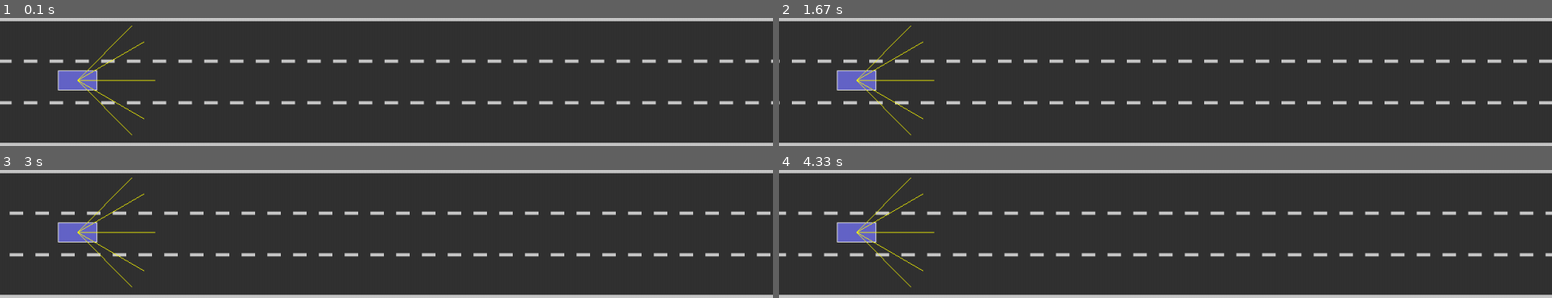
Above: before the commit, frames 1-4 (two rows, left to right).
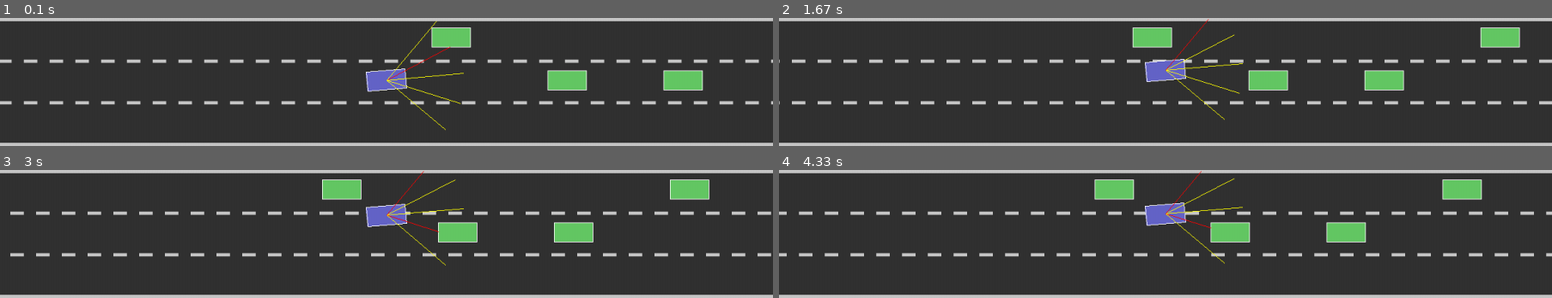
Above: after the commit, the same moments.

Repository: kc-raahi/self-driving-car-sim
Game: pygame game, started from refactor/main.py
The game is run twice, just before and just after one commit, with the same random seed, the same clock (stepped at 60 frames per second) and the same inputs.
Inputs:
- Up to frame 1 (0.1 s): no input
- Up to frame 2 (1.67 s): tap S at 0.33 s; tap R at 0.67 s
- Up to frame 3 (3 s): tap S at 2, 2.4, 2.7, 2.9 s
- Up to frame 4 (4.33 s): tap S at 3.23, 3.53, 3.73, 4.03, 4.3 s

The runs differ from the first frame. In frame 1, 5.0% of the frame differs, in the area x 7-91%, y 2-92%; in frame 2, 5.8%; in frame 3, 6.1%; in frame 4, 6.3%, in the area x 0-100%, y 0-92%.

Commit message:
20230806 - refactor

Diff:
--- a/refactor/car.py
+++ b/refactor/car.py
@@ -12,6 +12,8 @@
         endpoint_y = SENSOR_LENGTH * math.sin(deg_to_rad(angle))
         self.origin_endpoint = Pt(endpoint_x, endpoint_y)
         self.current_endpoint = self.origin_endpoint
+        self.offset = 0
+        self.intersection = None
 
 
 class Car:
@@ -24,10 +26,11 @@
         self.acc = 0
         self.ang_acc = 0
         self.speed = 0
+        self.max_speed = CAR_MAX_SPEED if not self.traffic else CAR_MAX_SPEED * 0.6
         self.angle = 0
         w = CAR_WIDTH
         h = CAR_LENGTH
-        self.corners = [
+        self.corners = [        # bottom left counterclockwise
             Pt(-h / 2, -w / 2),
             Pt(-h / 2, w / 2),
             Pt(h / 2, w / 2),
@@ -36,12 +39,15 @@
         self.sensors = [
             Sensor(angle) for angle in SENSOR_ANGLES
         ]
+        self.damaged = False
 
     def step(self):
+        if self.damaged:
+            return
         acc, ang_acc = self.driver.drive(self)
         self.angle += ang_acc * CAR_ANG_ACC_STEP
         self.speed += acc * CAR_ACC_STEP
-        self.speed = clamp(self.speed, -CAR_MAX_SPEED, CAR_MAX_SPEED)
+        self.speed = clamp(self.speed, -self.max_speed, self.max_speed)
         self.x += self.speed * math.cos(deg_to_rad(self.angle))
         self.y += self.speed * math.sin(deg_to_rad(self.angle))
         for s in self.sensors:
--- a/refactor/constants.py
+++ b/refactor/constants.py
@@ -21,7 +21,7 @@
 
 SENSOR_LENGTH = 2 * CAR_LENGTH
 SENSOR_ANGLES = [
-    -45, -30, 0, 30, 45
+    -45, -22.5, 0, 22.5, 45
 ]
 
 EPS = 1e-12
--- a/refactor/controllers.py
+++ b/refactor/controllers.py
@@ -1,6 +1,11 @@
+import pickle
+import random
+
 from refactor.car import Car
-from refactor.constants import NUM_LANES
-from refactor.drivers import Forward
+from refactor.constants import NUM_LANES, CAR_LENGTH
+from refactor.drivers import Forward, NNDriver
+from refactor.nn import Level, WLT, NeuralNetwork
+from refactor.road import Road
 from refactor.universe import Universe
 
 
@@ -18,10 +23,157 @@
             self.universe.step()
             if self.step_mode:
                 self.paused = True
-            # print(self.stepno)
-            # self.universe.road.left_x += 0.2
+        if self.universe.is_done():
+            self.running = False
 
     def create_universe(self):
         universe = Universe()
-        universe.cars.append(Car(0, universe.road.get_lane_center(int(NUM_LANES / 2)), Forward()))
+        y = universe.road.get_lane_center(int(NUM_LANES / 2))
+        universe.cars.extend(self.get_cars(50, y))
+        traffic = create_traffic(5, universe.road)
+        universe.cars.extend(traffic)
         return universe
+
+    def get_cars(self, n, y):
+        cars = []
+        for i in range(n):
+            level_0 = Level([WLT()] * 2)
+            nn = NeuralNetwork([level_0])
+            cars.append(Car(0, y, NNDriver(nn)))
+
+        return cars
+
+
+class GenerationController:
+    def __init__(self, num_gens, num_cars, num_traffic):
+        self.num_gens = num_gens
+        self.num_cars = num_cars
+        self.num_traffic = num_traffic
+        self.gen_no = 0
+        self.stepno = 0
+        self.paused = False
+        self.running = True
+        self.step_mode = False
+        self.max_perturb = 1
+        self.universe = self.get_new_universe(None)
+
+
+    def step(self):
+        if not self.paused:
+            self.stepno += 1
+            self.universe.step()
+            if self.step_mode:
+                self.paused = True
+        if self.universe.is_done():
+            self.gen_no += 1
+            self.universe = self.get_new_universe(self.universe)
+            if self.gen_no > self.num_gens:
+                self.running = False
+
+    def get_new_universe(self, curr_universe):
+        self.max_perturb = 0.95 * self.max_perturb
+        print(self.max_perturb)
+        universe = Universe()
+        if curr_universe is None:
+            cars = self.add_cars(universe, None)
+        else:
+            with open("nn.pickle", "wb") as f:
+                pickle.dump(curr_universe.primary_car.driver.nn, f, pickle.HIGHEST_PROTOCOL)
+            cars = self.add_cars(universe, curr_universe.primary_car)
+        return self.setup_universe(universe, cars)
+
+    def setup_universe(self, universe, cars):
+        # y = universe.road.get_lane_center(int(NUM_LANES / 2))
+        # universe.cars.extend(self.get_cars(50, y))
+        universe.cars.extend(cars)
+        traffic = create_traffic_4(10, universe.road)
+        universe.cars.extend(traffic)
+        universe.primary_car = cars[0]
+        return universe
+
+    def add_cars(self, universe, primary_car=None):
+        cars = []
+        y = universe.road.get_lane_center(int(NUM_LANES / 2))
+        if primary_car is not None:
+            nn = primary_car.driver.nn
+        else:
+            # level_0 = Level([WLT() for i in range(2)])
+            # nn = NeuralNetwork([level_0])
+            with open("nn.pickle", "rb") as f:
+
+                nn = pickle.load(f)
+
+        for i in range(1, self.num_cars):
+            cars.append(Car(0, y, NNDriver(nn)))
+            nn = nn.mutate(self.max_perturb)
+
+        return cars
+
+
+def create_traffic(num_traffic, road):
+    traffic = []
+    x = 100
+    for i in range(num_traffic):
+        y = road.get_lane_center(i % NUM_LANES)
+        traffic.append(Car(x, y, Forward(), True))
+        x += 3 * CAR_LENGTH
+    return traffic
+
+
+def create_traffic_2(num_traffic, road):
+    traffic = []
+    x = 100
+    for i in range(num_traffic):
+        y = road.get_lane_center((NUM_LANES - i) % NUM_LANES)
+        traffic.append(Car(x, y, Forward(), True))
+        x += 3 * CAR_LENGTH
+
+    return traffic
+
+def create_traffic_3(num_traffic, road):
+    traffic = []
+    x = 100
+    for i in range(num_traffic):
+        if i % 2 == 0:
+            y1 = road.get_lane_center(2)
+            y2 = road.get_lane_center(0)
+            traffic.append(Car(x, y1, Forward(), True))
+            traffic.append(Car(x, y2, Forward(), True))
+        else:
+            y = road.get_lane_center(1)
+            traffic.append(Car(x, y, Forward(), True))
+
+        x += 3 * CAR_LENGTH
+
+    return traffic
+
+
+def create_traffic_4(num_traffic, road):
+    traffic = []
+    x = 100
+    for i in range(num_traffic):
+        y = road.get_lane_center(random.randint(0, 2))
+        traffic.append(Car(x, y, Forward(), True))
+        x += 3 * CAR_LENGTH
+
+    return traffic
+
+
+def load_traffic_1():
+    with open("traffic1.pickle", "rb") as f:
+        t = pickle.load(f)
+
+    return t
+
+
+def load_traffic_2():
+    with open("traffic2.pickle", "rb") as f:
+        t = pickle.load(f)
+
+    return t
+
+
+if __name__ == "__main__":
+    t = create_traffic_4(10, Road())
+    with open("traffic2.pickle", "wb") as f:
+        pickle.dump(t, f)
--- a/refactor/drivers.py
+++ b/refactor/drivers.py
@@ -1,4 +1,18 @@
+import random
+
+from refactor.constants import SENSOR_ANGLES
+
 
 class Forward:
     def drive(self, car):
         return 1, 0
+
+
+class NNDriver:
+    def __init__(self, nn):
+        self.nn = nn
+
+    def drive(self, car):
+        sensor_inputs = [s.offset for s in car.sensors]
+        outputs = self.nn.feed_fwd(sensor_inputs)
+        return 1, outputs[1]
--- a/refactor/geometry.py
+++ b/refactor/geometry.py
@@ -53,3 +53,64 @@
 
 def dist(pt1, pt2):
     return math.sqrt((pt2.x - pt1.x) ** 2 + (pt2.y - pt1.y) ** 2)
+
+
+def x_y_flip_point(p):
+    return Pt(p.y, p.x)
+
+
+def x_y_flip_line(line):
+    p1, p2 = line
+    return x_y_flip_point(p1), x_y_flip_point(p2)
+
+
+def slope_intercept(line):
+    left_pt, right_pt = line
+    if left_pt.x > right_pt.x:
+        tmp_pt = left_pt
+        left_pt = right_pt
+        right_pt = tmp_pt
+
+    rise = right_pt.y - left_pt.y
+    run = right_pt.x - left_pt.x
+    m = rise / run if not approx_equal(run, 0) else math.inf
+    c = left_pt.y - m * left_pt.x if not math.isinf(m) else None
+
+    return m, c
+
+
+def horizontal_line_intersection(line, h_line):
+    p1, p2 = h_line
+    min_x = min(p1.x, p2.x)
+    max_x = max(p1.x, p2.x)
+    h_y = p1.y
+    q1, q2 = line
+    min_y = min(q1.y, q2.y)
+    max_y = max(q1.y, q2.y)
+    m, c = slope_intercept(line)
+    if m == 0:
+        return None
+    x = (h_y - c) / m if not math.isinf(m) else q1.x
+
+    if min_x <= x <= max_x and min_y <= h_y <= max_y:
+        return Pt(x, h_y)
+    else:
+        return None
+
+
+def vertical_line_intersection(line, v_line):
+    p = horizontal_line_intersection(x_y_flip_line(line), x_y_flip_line(v_line))
+    return x_y_flip_point(p) if p is not None else None
+
+
+def line_segment_intersection(line, h_or_v_line):
+    # check if h_or_v_line is horizontal or vertical
+    p1, p2 = h_or_v_line
+    if approx_equal(p1.y, p2.y):
+        # is horizontal
+        return horizontal_line_intersection(line, h_or_v_line)
+    elif approx_equal(p1.x, p2.x):
+        # is vertical
+        return vertical_line_intersection(line, h_or_v_line)
+    else:
+        raise Exception("h_or_v_line is neither horizontal nor vertical", h_or_v_line)
--- a/refactor/main.py
+++ b/refactor/main.py
@@ -1,8 +1,12 @@
-from refactor.controllers import SimpleController
+import random
+
+from refactor.controllers import SimpleController, GenerationController
 from refactor.pygamegui import PygameGui
 
+random.seed(20)
+
 if __name__ == "__main__":
-    controller = SimpleController()
+    controller = GenerationController(100, 2, 10)
     gui = PygameGui(controller)
     while controller.running:
         controller.step()
--- /dev/null
+++ b/refactor/nn.py
@@ -0,0 +1,79 @@
+import random
+
+from refactor.constants import SENSOR_ANGLES
+from refactor.utils import mutate_value
+
+
+class WLT:
+    def __init__(self, wts=None, hi_t=None, lo_t=None):
+        if wts is not None:
+            self.wts = wts
+        else:
+            self.wts = [random.random() * 2 - 1 for i in range(len(SENSOR_ANGLES))]
+        if hi_t is not None:
+            self.hi_t = hi_t
+        else:
+            self.hi_t = random.random() * 2 - 1
+        if lo_t is not None:
+            self.lo_t = lo_t
+        else:
+            self.lo_t = random.random() * 2 - 1
+
+        if self.lo_t > self.hi_t:
+            tmp = self.hi_t
+            self.hi_t = self.lo_t
+            self.lo_t = tmp
+
+    def __str__(self):
+        return f"{self.lo_t, self.hi_t, self.wts}"
+
+    def feed_fwd(self, inputs):
+        weighted_sum, sum_weights = 0, 0
+        for i, o in enumerate(inputs):
+            weighted_sum += o * self.wts[i]
+            sum_weights += self.wts[i]
+
+        v = weighted_sum / sum_weights
+        v = -1 if v < self.lo_t else 1 if v > self.hi_t else 0
+        return v
+
+    def mutate(self, max_perturb=1):
+        wts = [mutate_value(w, max_perturb) for w in self.wts]
+        m_hi = mutate_value(self.hi_t, max_perturb)
+        m_lo = mutate_value(self.lo_t, max_perturb)
+        return WLT(wts, m_hi, m_lo)
+
+
+class Level:
+    def __init__(self, wlt_arr):
+        self.wlt_arr = wlt_arr
+
+    def __str__(self):
+        return f"{self.wlt_arr}"
+
+    def feed_fwd(self, inputs):
+        return [w.feed_fwd(inputs) for w in self.wlt_arr]
+
+    def mutate(self, max_perturb=1):
+        wlt_arr = [w.mutate(max_perturb) for w in self.wlt_arr]
+        return Level(wlt_arr)
+
+
+class NeuralNetwork:
+    def __init__(self, level_arr):
+        self.level_arr = level_arr
+
+    def __str__(self):
+        s = ""
+        for lv in self.level_arr:
+            s += lv + "\n"
+
+    def feed_fwd(self, inputs):
+        curr_inputs = inputs
+        for level in self.level_arr:
+            curr_inputs = level.feed_fwd(curr_inputs)
+        return curr_inputs
+
+    def mutate(self, max_perturb=1):
+        level_arr = [lv.mutate(max_perturb) for lv in self.level_arr]
+        return NeuralNetwork(level_arr)
--- a/refactor/pygamegui.py
+++ b/refactor/pygamegui.py
@@ -35,9 +35,14 @@
         self.draw_cars(self.controller.universe.cars)
 
     def draw_cars(self, cars):
+        pc = self.controller.universe.primary_car
         for car in cars:
-            self.draw_outline_car(car)
-            self.draw_sensors(car)
+            if car != pc:
+                self.draw_outline_car(car)
+
+        if pc is not None:
+            self.draw_outline_car(pc)
+            self.draw_sensors(pc)
 
     def draw_outline_car(self, car):
         color = car.get_color()
@@ -46,9 +51,16 @@
         self.draw_rect(corners, 1, CAR_OUTLINE_COLOR)
 
     def draw_sensors(self, car):
+        car_center = Pt(car.x, car.y)
         for s in car.sensors:
-            line = Pt(car.x, car.y), s.current_endpoint
-            self.draw_line(line, 1, SENSOR_COLOR)
+            if s.intersection is None:
+                p = s.current_endpoint
+                color = SENSOR_COLOR
+            else:
+                p = s.intersection
+                color = SENSOR_READ_COLOR
+            line = (car_center, p)
+            self.draw_line(line, 1, color)
 
     def draw_road(self, road):
         self.screen.fill(ROAD_COLOR)
--- a/refactor/road.py
+++ b/refactor/road.py
@@ -15,7 +15,6 @@
         self.marker_ys = []
         for i in range(NUM_LANES - 1):
             self.marker_ys.append(MARKER_WIDTH + (i + 1) * (LANE_WIDTH + MARKER_WIDTH) - MARKER_WIDTH / 2)
-            print(self.marker_ys[i])
         self.markers = []
         x = 0
         while x < SCREEN_WIDTH + 2 * MARKER_LENGTH:
--- a/refactor/tests/test_geometry.py
+++ b/refactor/tests/test_geometry.py
@@ -1,6 +1,6 @@
 import pytest
 
-from refactor.geometry import transpose, Pt, transpose_line, rotate_about_origin
+from refactor.geometry import transpose, Pt, transpose_line, rotate_about_origin, line_segment_intersection
 
 
 def test_transpose():
@@ -28,3 +28,21 @@
     p2 = rotate_about_origin(p, 90)
     print(p2)
     assert p2.is_identical(e)
+
+
+H_LINE = (Pt(-1, 0), Pt(1, 0))
+V_LINE = (Pt(0, -1), Pt(0, 1))
+
+ORIGIN = Pt(0, 0)
+@pytest.mark.parametrize("l1, l2, e", [
+    (V_LINE, H_LINE, ORIGIN),
+    (H_LINE, V_LINE, ORIGIN),
+    ((Pt(-1, -1), Pt(1, 1)), H_LINE, ORIGIN),
+    ((Pt(1, 1), Pt(-1, -1)), H_LINE, ORIGIN),
+    ((Pt(-1, 1), Pt(1, -1)), H_LINE, ORIGIN),
+    ((Pt(1, 3), Pt(3, 1)), H_LINE, None)
+]
+                         )
+def test_line_intersection(l1, l2, e):
+    r = line_segment_intersection(l1, l2)
+    assert r is None or r.is_identical(e)
--- a/refactor/universe.py
+++ b/refactor/universe.py
@@ -1,4 +1,7 @@
-from refactor.constants import SCREEN_WIDTH
+import math
+
+from refactor.constants import SCREEN_WIDTH, CAR_LENGTH, SENSOR_LENGTH
+from refactor.geometry import Pt, dist, line_segment_intersection
 from refactor.road import Road
 
 
@@ -6,13 +9,106 @@
     def __init__(self):
         self.road = Road()
         self.cars = []
+        self.traffic_ahead_of_pc = 0
+        self.traffic_ahead_static = 0
 
     def step(self):
         for car in self.cars:
             car.step()
 
         self.primary_car = self.find_primary_car()
-        self.road.left_x = self.primary_car.x - 0.1 * SCREEN_WIDTH
+        self.road.left_x = self.primary_car.x - 0.5 * SCREEN_WIDTH
+        self.update_sensors_and_damage()
 
     def find_primary_car(self):
         return max([c for c in self.cars if not c.traffic], key=lambda c: c.x)
+
+    def is_done(self):
+        if self.all_cars_crashed():
+            return True
+        pc_ahead, num_traffic_ahead = self.primary_car_ahead_of_all_traffic()
+        if pc_ahead:
+            return True
+        if num_traffic_ahead == self.traffic_ahead_of_pc:
+            self.traffic_ahead_static += 1
+        else:
+            self.traffic_ahead_static = 0
+            self.traffic_ahead_of_pc = num_traffic_ahead
+        if self.traffic_ahead_static > 500:
+            return True
+
+        return False
+
+    def update_sensors_and_damage(self):
+        for car in self.cars:
+            if car.traffic or car.damaged:
+                continue
+            relevant_traffic = [t for t in self.cars if t.traffic and abs(t.x - car.x) <= CAR_LENGTH + SENSOR_LENGTH]
+            lines = self.get_relevant_lines_for_car(car, relevant_traffic)
+            self.update_car_sensors(car, lines)
+            self.update_car_damage(car, lines)
+
+    def update_car_sensors(self, car, lines):
+
+        for s in car.sensors:
+            p = Pt(car.x, car.y)
+            sensor_line = (p, s.current_endpoint)
+            self.update_single_sensor(s, p, sensor_line, lines)
+
+    def get_relevant_lines_for_car(self, car, relevant_traffic):
+        lines = self.get_traffic_lines(relevant_traffic)
+        low_line, high_line = self.get_road_lines(car)
+        lines.append(high_line)
+        lines.append(low_line)
+        return lines
+
+    def get_road_lines(self, car):
+        low_x = car.x - (CAR_LENGTH + SENSOR_LENGTH)
+        high_x = car.x + CAR_LENGTH + SENSOR_LENGTH
+        low_y = self.road.bottom_line_y
+        high_y = self.road.top_line_y
+        return (Pt(low_x, low_y), Pt(high_x, low_y)), (Pt(low_x, high_y), Pt(high_x, high_y))
+
+    def get_traffic_lines(self, relevant_traffic):
+        lines = []
+        for t in relevant_traffic:
+            [c1, c2, c3, c4] = t.get_corners()
+            lines.append((c1, c2))
+            lines.append((c2, c3))
+            lines.append((c3, c4))
+            lines.append((c4, c1))
+        return lines
+
+    def update_single_sensor(self, s, car_center, sensor_line, lines):
+        closest_intersection = None
+        final_dist = math.inf
+        for line in lines:
+            intersection = line_segment_intersection(sensor_line, line)
+            d = math.inf if intersection is None else dist(car_center, intersection)
+            if d < final_dist:
+                final_dist = d
+                closest_intersection = intersection
+
+        s.intersection = closest_intersection
+        s.offset = 1 - (final_dist / SENSOR_LENGTH) if closest_intersection is not None else 0
+
+    def update_car_damage(self, car, lines):
+        [c1, c2, c3, c4] = car.get_corners()
+        driver_lines = [(c1, c2), (c2, c3), (c3, c4), (c4, c1)]
+
+        for dl in driver_lines:
+            for line in lines:
+                isec = line_segment_intersection(dl, line)
+                if isec is not None:
+                    car.damaged = True
+                    break
+            if car.damaged:
+                break
+
+    def all_cars_crashed(self):
+        alive_cars = [c for c in self.cars if not c.damaged and not c.traffic]
+        return len(alive_cars) == 0
+
+    def primary_car_ahead_of_all_traffic(self):
+        traffic_ahead_of_pc = [t for t in self.cars if t.traffic and t.x > self.primary_car.x]
+        return len(traffic_ahead_of_pc) == 0, len(traffic_ahead_of_pc)
--- a/refactor/utils.py
+++ b/refactor/utils.py
@@ -1,4 +1,5 @@
 import math
+import random
 
 from refactor.constants import EPS
 
@@ -18,3 +19,13 @@
 
 def approx_equal(a, b):
     return abs(a - b) < EPS
+
+
+def mutate_value(val, max_perturb, min_val=-1, max_val=1):
+    sign = random.choice([-1, 1])
+    min_allowed = val - (val - min_val) * max_perturb
+    max_allowed = val + (max_val - val) * max_perturb
+    if sign == -1:
+        return random.uniform(min_allowed, val)
+    else:
+        return random.uniform(val, max_allowed)
Binary file added: refactor/nn.pickle
Binary file added: refactor/nn1.pickle
